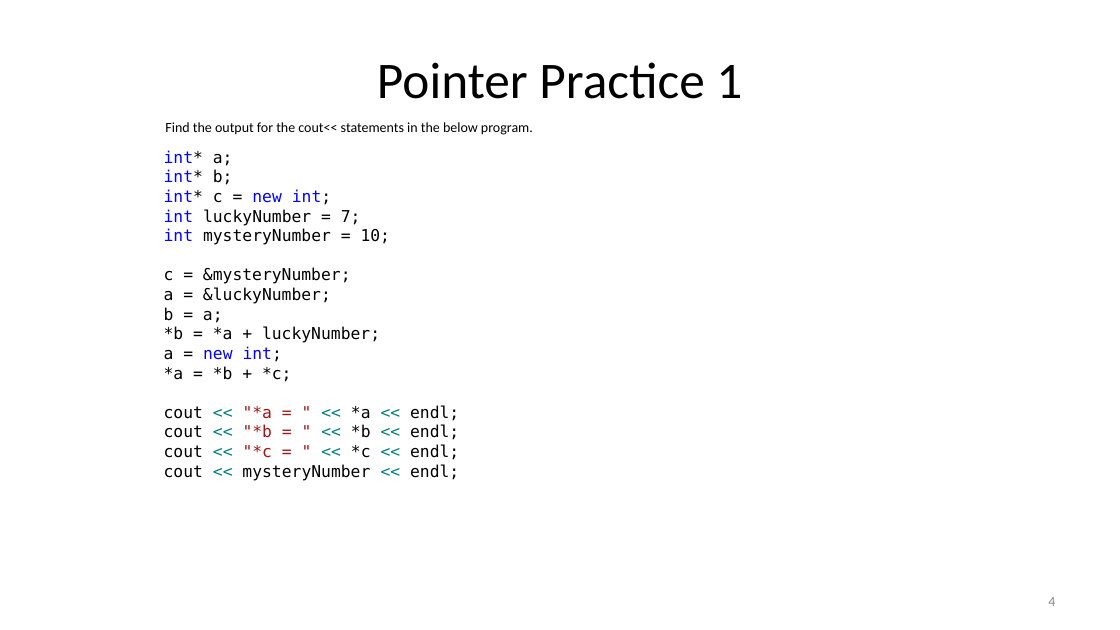
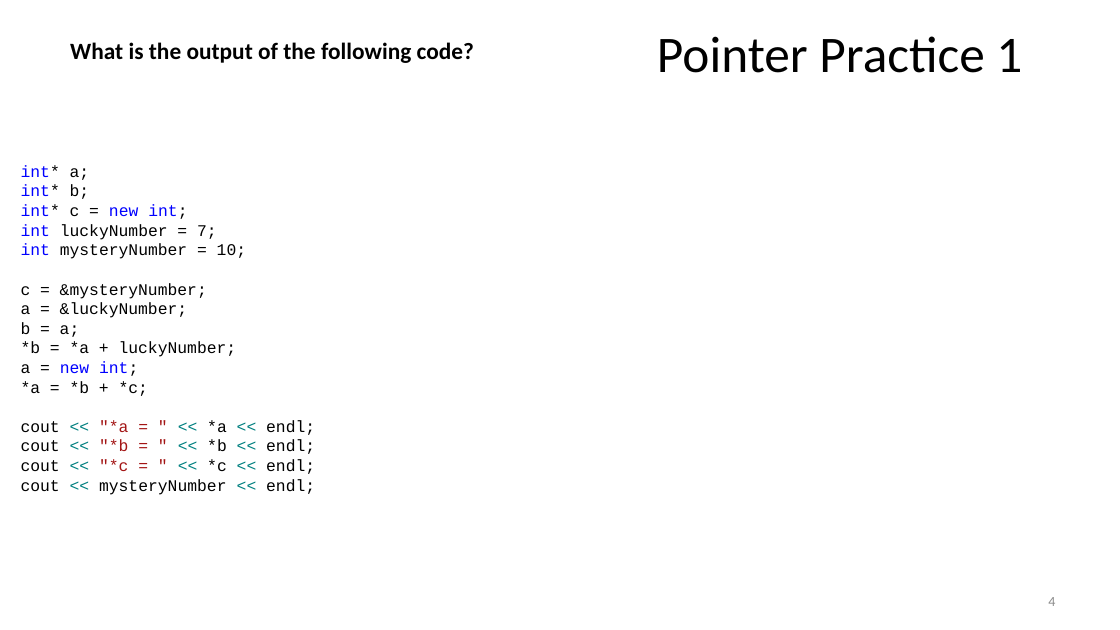
Before and after one commit to JimmyKePeng/Bootcamp-Repository, a slide deck: slide 4 of - Slides/CS301_Bootcamp_Pointer Practice - blank.pptx. Drawn at 1120x630 pixels with LibreOffice and Linux fonts; fonts in the diff are those of the drawing. Boxes give left, top, right and bottom in pixels: in the first picture for what was removed or moved away, otherwise in the second. Text is boxed around its words. In the diff, an @@ line names an element or a change of style, - is before the commit and + after.

Commit message:
Minor updates

```diff
--- a/- Slides/CS301_Bootcamp_Pointer Practice - blank.pptx
+++ b/- Slides/CS301_Bootcamp_Pointer Practice - blank.pptx
@@ title "Pointer Practice 1" moved from (x1=377, y1=62, x2=742, y2=99) to (x1=657, y1=36, x2=1022, y2=73) @@
@@ text added at (x1=70, y1=42, x2=474, y2=63), 20 pt, text #000000, bold @@
+What is the output of the following code?
@@ text removed at (x1=165, y1=122, x2=533, y2=135) @@
-Find the output for the cout<< statements in the below program.
@@ text "int* a;" moved from (x1=164, y1=150, x2=459, y2=481) to (x1=21, y1=165, x2=315, y2=495) @@
@@ text "int* a;" at (x1=21, y1=165, x2=315, y2=495): font DejaVu Sans Mono to Courier New @@
```
Also in this commit, not shown: 6 other slides changed, 3 slides added.
